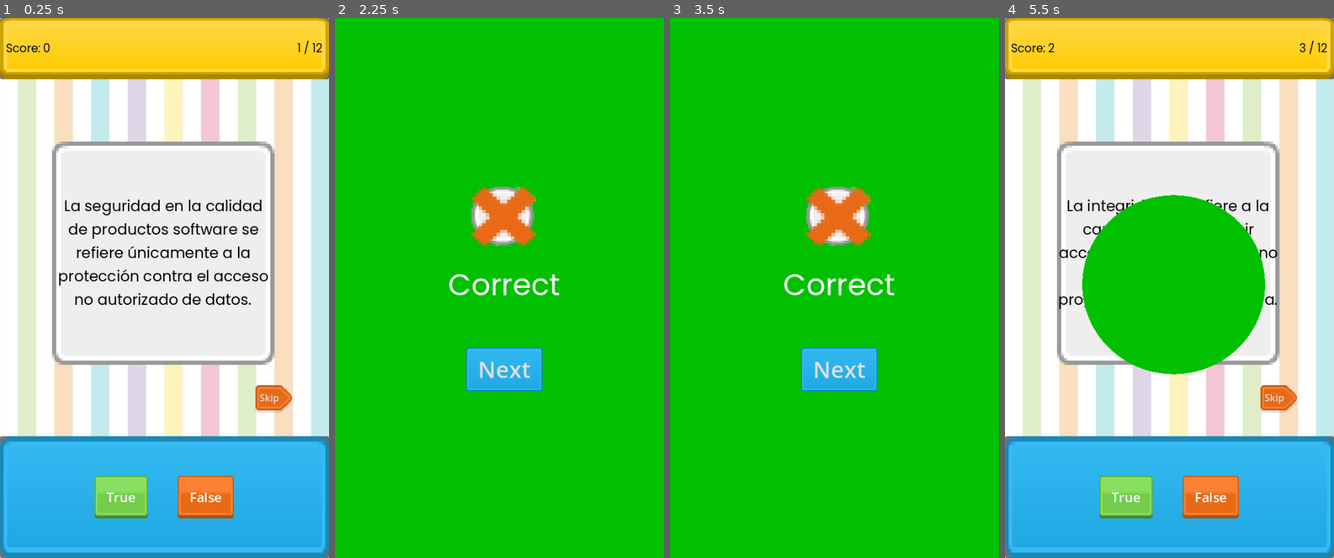
Above: before the commit, frames 1-4 (left to right).
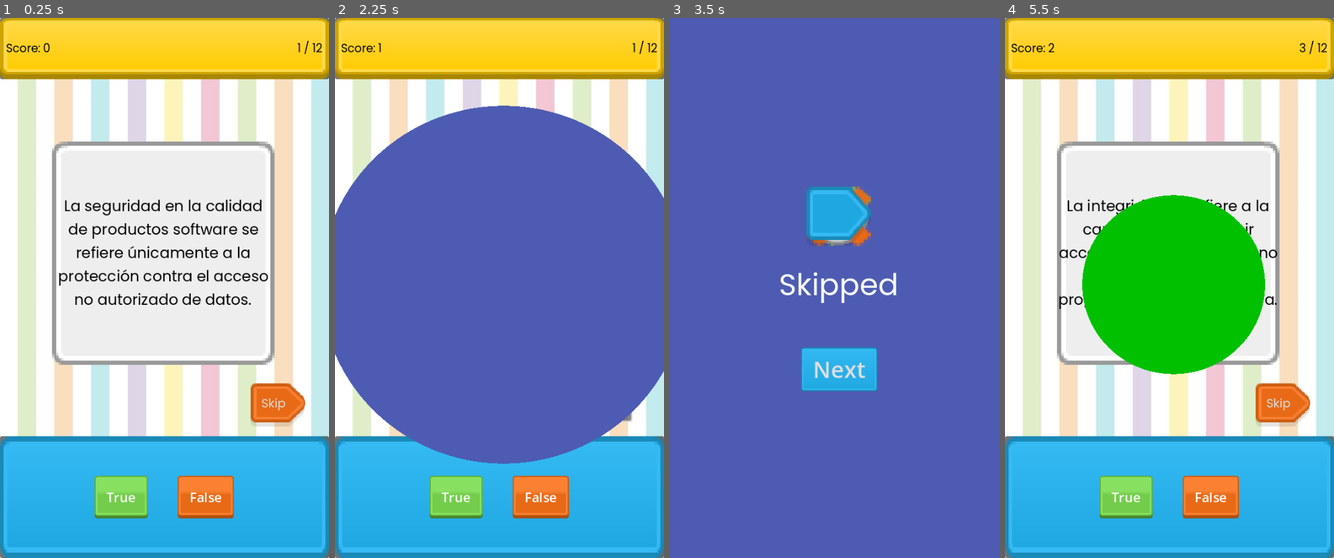
Above: after the commit, the same moments.

Repository: gus0117/godot-true-or-false-game
Game: Godot game, scene res://Scenes/ui_true_or_false.tscn
Same seed, same stepped clock (60 frames per second), same inputs: the game is played once before the commit and once after it.
Inputs:
- Up to frame 1 (0.25 s): no input
- Up to frame 2 (2.25 s): click "True" at 0.5 s; click "False" at 1.25 s; click "Skip" at 2 s
- Up to frame 3 (3.5 s): click "Skip" at 2.75 s
- Up to frame 4 (5.5 s): click "Next" at 3.5 s; click "True" at 4.25 s; click "Next" at 5 s

The runs differ from the first frame. In frame 1, 0.9% of the frame differs, in the area x 76-93%, y 67-76%; in frame 2, 100%, in the area x 0-100%, y 0-100%; in frame 3, 98%; in frame 4, 0.9%.

Commit message:
Add skip component logic

Diff:
--- a/Scenes/popup_componet.tscn
+++ b/Scenes/popup_componet.tscn
@@ -297,12 +297,6 @@
 grow_horizontal = 2
 metadata/_edit_group_ = true
 
-[node name="TextureRect" type="TextureRect" parent="Icons/Skip"]
-layout_mode = 0
-offset_right = 105.0
-offset_bottom = 98.0
-texture = ExtResource("3_jfgfi")
-
 [node name="TextureRect2" type="TextureRect" parent="Icons/Skip"]
 layout_mode = 0
 offset_right = 108.0
--- a/Scenes/ui_true_or_false.tscn
+++ b/Scenes/ui_true_or_false.tscn
@@ -16,6 +16,7 @@
 [ext_resource type="Texture2D" uid="uid://c8oj7h3p5d0io" path="res://Assets/Buttons/Options/red_sliderRight.png" id="7_wxk51"]
 [ext_resource type="Texture2D" uid="uid://c1kp8tf5pe1mm" path="res://Assets/Buttons/False/red_button04.png" id="8_01c8x"]
 [ext_resource type="Texture2D" uid="uid://chy4yhpfh30v8" path="res://Assets/Buttons/False/red_button06.png" id="9_2g5vg"]
+[ext_resource type="Script" path="res://Scripts/skip_component.gd" id="9_utiys"]
 [ext_resource type="Texture2D" uid="uid://ex1vllm5bmgj" path="res://Assets/Buttons/False/red_button05.png" id="10_t2224"]
 [ext_resource type="PackedScene" uid="uid://dgs4lt2aivkvq" path="res://Scenes/popup_componet.tscn" id="14_uu3ts"]
 [ext_resource type="PackedScene" uid="uid://q8l37oe34ofk" path="res://Scenes/question_manager.tscn" id="15_hqjey"]
@@ -214,14 +215,22 @@
 [node name="Timer" parent="Options" instance=ExtResource("5_wkh5a")]
 visible = false
 
-[node name="SkipBtn" type="Button" parent="Options"]
-layout_mode = 2
-offset_left = 432.0
-offset_top = 617.0
-offset_right = 473.0
-offset_bottom = 648.0
+[node name="SkipComponent" type="Control" parent="Options"]
+anchors_preset = 0
+offset_left = 424.0
+offset_top = 614.0
+offset_right = 464.0
+offset_bottom = 654.0
+script = ExtResource("9_utiys")
+
+[node name="SkipBtn" type="Button" parent="Options/SkipComponent"]
+layout_mode = 2
+offset_right = 71.0
+offset_bottom = 57.0
 size_flags_horizontal = 8
 size_flags_vertical = 8
+theme_override_fonts/font = ExtResource("3_1gkbl")
+theme_override_font_sizes/font_size = 20
 theme_override_styles/normal = SubResource("StyleBoxTexture_dpwnb")
 text = "Skip"
 
@@ -279,6 +288,7 @@
 
 [node name="GameManager" parent="." groups=["GameManager"] instance=ExtResource("16_p7mu5")]
 
+[connection signal="pressed" from="Options/SkipComponent/SkipBtn" to="Options/SkipComponent" method="_on_skip_btn_pressed"]
 [connection signal="pressed" from="AnswerComponent/ButtonsContainer/TrueBtn" to="AnswerComponent" method="_on_true_btn_pressed"]
 [connection signal="pressed" from="AnswerComponent/ButtonsContainer/FalseBtn" to="AnswerComponent" method="_on_false_btn_pressed"]
 [connection signal="on_next" from="PopupComponet" to="QuestionManager" method="_on_popup_componet_on_next"]
--- a/Scripts/answer_component.gd
+++ b/Scripts/answer_component.gd
@@ -9,7 +9,6 @@
 
 func SendAnswer(value: bool) -> void:
 	var ans : Question.Answer = Question.Answer.TRUE if value else Question.Answer.FALSE
-	print("Send answer")
 	questionManager.savePlayerAnswer(ans)
 
 func _on_true_btn_pressed():
--- a/Scripts/popup_componet.gd
+++ b/Scripts/popup_componet.gd
@@ -35,11 +35,11 @@
 	skip_icon.visible = false
 
 func showPopup(value: int) -> void:
-	if value < 0:
-		ShowIncorrectMsg()
-	else:
-		ShowCorrectMsg()
-	#Left 0 option, than means No answer or skip question
+	match value:
+		-1: ShowIncorrectMsg()
+		0: ShowSkipMsg()
+		1: ShowCorrectMsg()
+		_: print("No actions for this value: " + str(value))
 
 func ShowCorrectMsg() -> void:
 	bg_color.material.set_shader_parameter("color", successColor)
--- /dev/null
+++ b/Scripts/skip_component.gd
@@ -0,0 +1,12 @@
+extends Control
+
+# References
+var qm : QuestionManager
+
+func _ready():
+	if get_tree().has_group("QuestionManager"):
+		qm = get_tree().get_first_node_in_group("QuestionManager")
+
+func _on_skip_btn_pressed():
+	if qm != null:
+		qm.savePlayerAnswer(Question.Answer.NA)
Not shown: 1 places in Scenes/ui_true_or_false.tscn that only renumber resources
